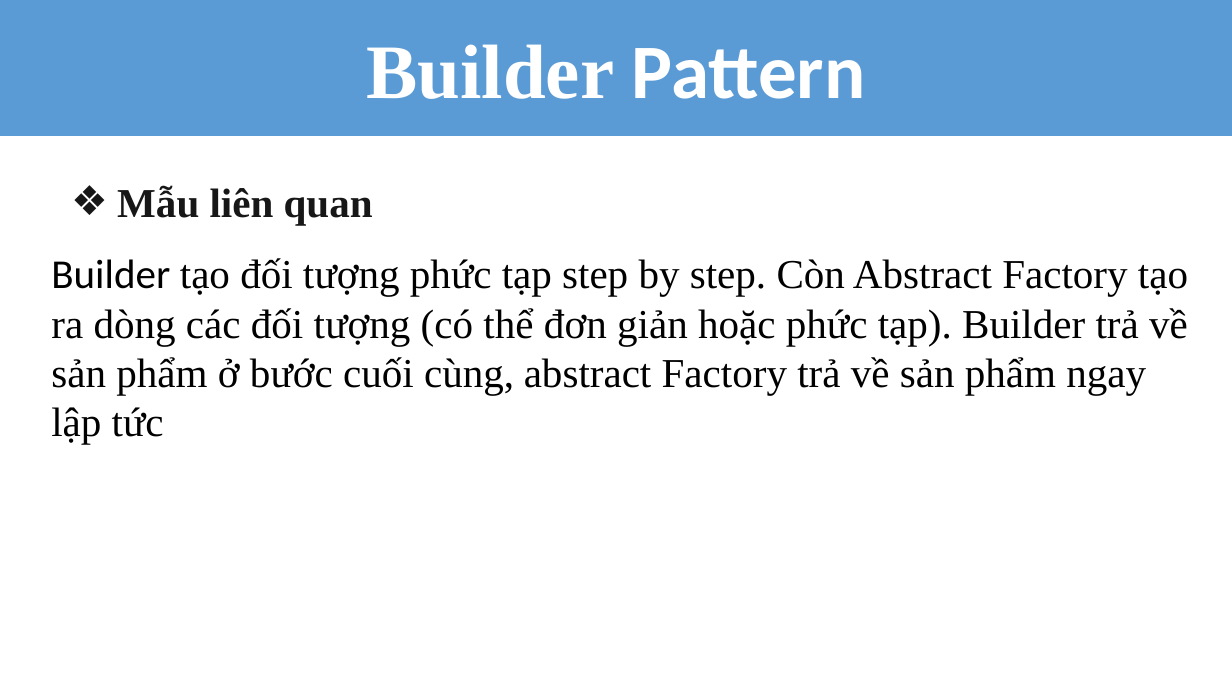
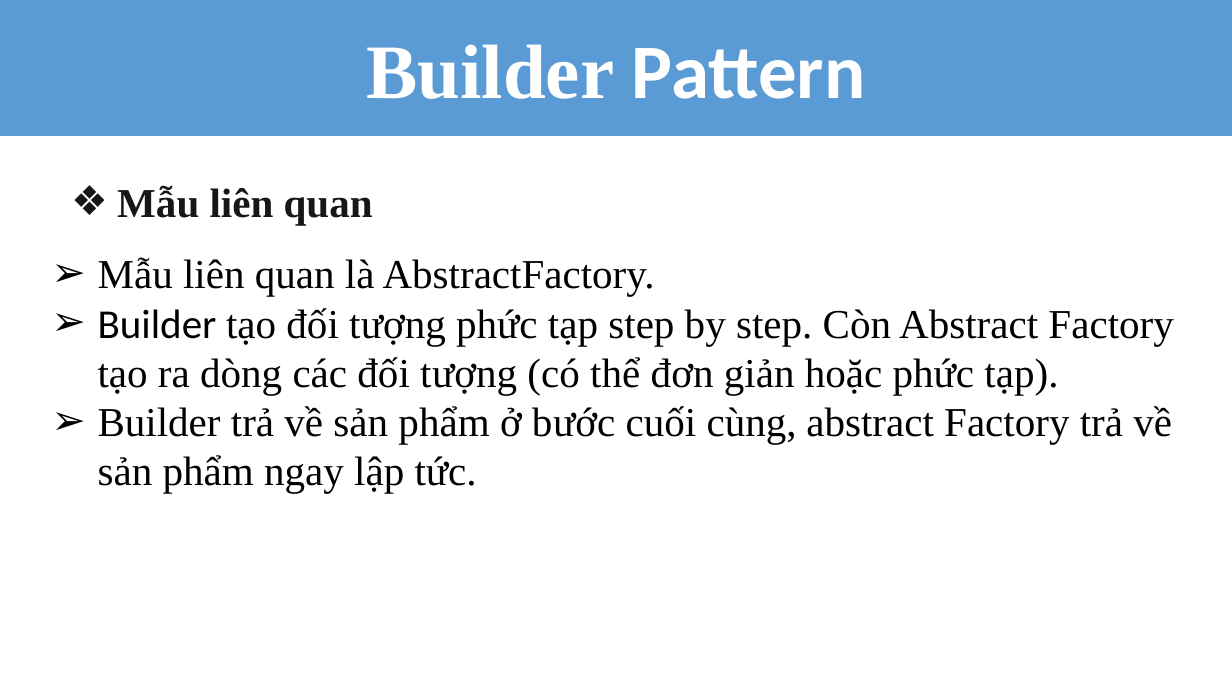
Before and after one commit to huulocuit1/DP, a slide deck: slide 10 of KHOA/Builder.pptx. Drawn at 1232x693 pixels with LibreOffice and Linux fonts; fonts in the diff are those of the drawing. Boxes give left, top, right and bottom in pixels: in the first picture for what was removed or moved away, otherwise in the second. Text is boxed around its words. In the diff, an @@ line names an element or a change of style, - is before the commit and + after.

```diff
--- a/KHOA/Builder.pptx
+++ b/KHOA/Builder.pptx
@@ text at (98, 257, 1173, 493): text changed @@
-Builder tạo đối tượng phức tạp step by step. Còn Abstract Factory tạo ra dòng các đối tượng (có thể đơn giản hoặc phức tạp). Builder trả về sản phẩm ở bước cuối cùng, abstract Factory trả về sản phẩm ngay lập tức
+➢ Mẫu liên quan là AbstractFactory.
+➢ Builder tạo đối tượng phức tạp step by step. Còn Abstract Factory tạo ra dòng các đối tượng (có thể đơn giản hoặc phức tạp).
+➢ Builder trả về sản phẩm ở bước cuối cùng, abstract Factory trả về sản phẩm ngay lập tức.
```
Also in this commit, not shown: 5 other slides changed, 1 slide removed, 3 other files.
